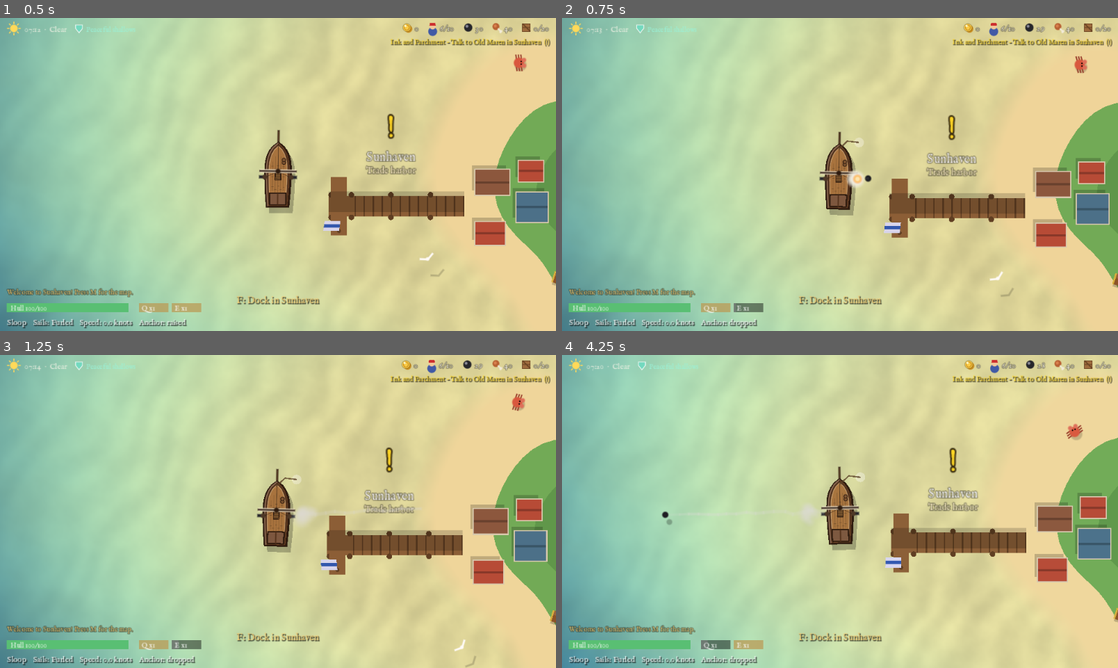
Above: before the commit, frames 1-4 (two rows, left to right).
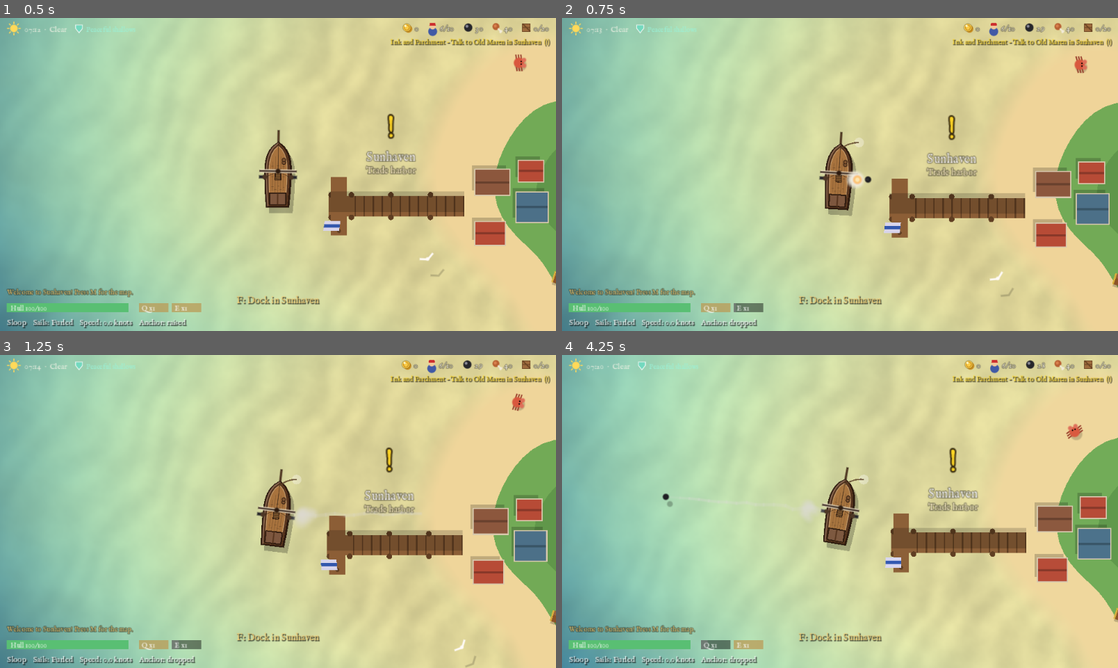
Above: after the commit, the same moments.

Repository: Marc-Wilms-Nielsen/pirate-game
Game: Godot game, scene res://scenes/main/main.tscn
The game is run twice, just before and just after one commit, with the same random seed, the same clock (stepped at 60 frames per second) and the same inputs.
Inputs (mouse positions are in pixels of both pictures, inside the frame that each line leads up to):
- Up to frame 1 (0.5 s): no input
- Up to frame 2 (0.75 s): move the mouse to (962, 158) at 0.52 s; hold E (fire_right) from 0.53 s (still down); tap Space (anchor) at 0.6 s; click (962, 158) at 0.67 s
- Up to frame 3 (1.25 s): keep holding E (fire_right)
- Up to frame 4 (4.25 s): release E (fire_right) at 1.25 s; drag from (728, 527) to (867, 545) at 1.27 s; move the mouse to (895, 442) at 2.02 s; hold E (fire_right) 2.03-2.75 s; click (895, 442) at 2.1 s; tap Space (anchor) at 2.3, 3.8 s; drag from (812, 574) to (673, 464) at 2.77 s; move the mouse to (1006, 558) at 3.52 s; hold Q (fire_left) from 3.53 s (still down); tap R (repair) at 3.6 s

Frame 1 is identical in both runs. In frame 2, 0.4% of the frame differs, in the area x 46-56%, y 36-64%; in frame 3, 0.7%; in frame 4, 1.0%, in the area x 17-56%, y 35-63%.

Commit message:
Anchor: 3x braking distance and an elastic chain
- Braking distance from full speed ~230 px instead of ~75 (anchor_brake
  30 -> 7.2, more chain paid out: 30 + 2.2 x speed)
- The chain is an elastic line acting on the ship's velocity, never its
  position: a gentle constant pull from its weight, an elastic pull that
  grows with the stretch (0.35 px/s² per px) and damping along the chain,
  so the pull builds up softly and the ship doesn't bounce
- The bow turns to face the anchor as the chain takes the strain, at most
  0.7 rad/s
- The loose chain hangs in a smooth curve instead of a sharp V
- tests/anchor_check.tscn measures the braking distance (about 3x the old)

Co-Authored-By: Claude Opus 5.5 <noreply@anthropic.com>

Diff:
--- a/scenes/ship/ship.gd
+++ b/scenes/ship/ship.gd
@@ -21,7 +21,7 @@
 @export var deceleration: float = 9.0 ## Hvor hurtigt farten falder (lav = lang glidning)
 @export_range(0.0, 1.0) var min_turn_factor: float = 0.3 ## Drejeevne når skibet står stille
 @export var turn_smoothing: float = 3.0
-@export var anchor_brake: float = 30.0
+@export var anchor_brake: float = 7.2 ## steady drag of the anchor on the seabed (low: a long, gentle stop; the chain adds the rest)
 @export var disembark_max_speed: float = 2.0
 @export var dock_max_speed: float = 35.0
 
@@ -47,10 +47,13 @@
 var _anchor_down := false ## the anchor lies on the seabed at _anchor_point (false = not placed yet)
 const ANCHOR_SIDE_OFFSET := 18.0 ## the anchor goes over the side at the bow, not straight ahead
 const CHAIN_SLACK := 30.0 ## px of chain that let the ship run on freely after the drop
-const CHAIN_PER_SPEED := 0.9 ## more chain runs out the faster you are going
-const DRAG_TURN := 2.6 ## how quickly the chain bends your course towards the anchor
-const SWING_RATE := 1.3 ## how quickly the bow turns to face the anchor
-const MAX_SWING := 1.1 ## rad/s: the fastest the chain may turn the ship (smooth, no jolt)
+const CHAIN_PER_SPEED := 2.2 ## more chain runs out the faster you are going (a long, gentle stop)
+const CHAIN_WEIGHT := 4.0 ## px/s²: the chain's own weight pulls gently towards the anchor all the time
+const ELASTIC_K := 0.35 ## px/s² per px the chain is stretched: an elastic pull that builds up softly
+const ELASTIC_DAMP := 1.6 ## damps the chain's stretch, so the ship doesn't bounce on it
+const CHAIN_HARD_LIMIT := 2.0 ## x chain length: beyond this the chain holds you back firmly
+const SWING_RATE := 1.0 ## how quickly the bow turns to face the anchor
+const MAX_SWING := 0.7 ## rad/s: the fastest the chain may turn the ship
 var _food_timer: float = 0.0
 var _shake: float = 0.0
 var _sink_progress: float = 0.0
@@ -379,10 +382,15 @@
 	_anchor_down = true
 
 
-## The anchor lies on the seabed off one side of the bow. While the ship brakes smoothly, the
-## chain drags it towards that side: the course bends towards the anchor (more the more the
-## chain is stretched), and the bow slowly turns to face it, so the ship curves in towards the
-## anchor instead of drifting straight on. The chain gives like a spring if you run far past it.
+## The anchor lies on the seabed off one side of the bow, and the chain behaves like an elastic
+## line. Forces act on the ship's velocity (never on its position), so every pull builds up
+## softly:
+## - the anchor drags steadily along the seabed (anchor_brake, applied in _physics_process)
+## - the chain's own weight pulls gently towards the anchor all the time, so the course starts
+##   bending towards the anchor's side right away
+## - once the chain is stretched past its length it pulls like an elastic band (ELASTIC_K per px)
+##   with damping (ELASTIC_DAMP), so the ship is eased round towards the anchor and doesn't bounce
+## - the bow turns to face the anchor as the chain tightens, never faster than MAX_SWING
 func _anchor_chain(delta: float) -> void:
 	if not _anchor_down:
 		_drop_anchor_here() # anchored some other way than the key: the anchor lands right here
@@ -392,21 +400,28 @@
 	if d < 1.0:
 		return
 	var dir := to_anchor / d
-	var stretch := clampf((d - CHAIN_SLACK) / maxf(_chain_length - CHAIN_SLACK, 1.0), 0.0, 1.5)
-	if speed > 2.0:
-		# The course is dragged towards the anchor's side: a little at once, much more as the
-		# chain stretches
-		var pull := 0.35 + stretch
-		_move_dir = _move_dir.slerp(dir, 1.0 - exp(-DRAG_TURN * pull * delta)).normalized()
-	# The bow turns to face the anchor once the chain is stretched – eased, and never faster
-	# than MAX_SWING, so even passing right over the anchor stays smooth
-	if stretch > 0.0:
-		var diff := angle_difference(rotation, dir.angle())
-		var turn := clampf(diff * SWING_RATE * minf(stretch, 1.0), -MAX_SWING, MAX_SWING)
+	var vel := _move_dir * speed
+	var stretch := maxf(d - _chain_length, 0.0)
+	if speed > 1.0 or stretch > 0.0:
+		var pull := CHAIN_WEIGHT + ELASTIC_K * stretch
+		vel += dir * pull * delta
+		if stretch > 0.0:
+			# Damping: the part of the motion along the chain is eased away, so it doesn't bounce
+			var along := vel.dot(dir)
+			vel -= dir * along * minf(ELASTIC_DAMP * delta, 1.0)
+		# Far past the end of the chain it holds firmly (a safety limit, still on the velocity)
+		if d > _chain_length * CHAIN_HARD_LIMIT:
+			var away := vel.dot(-dir)
+			if away > 0.0:
+				vel += dir * away
+		speed = vel.length()
+		if speed > 0.01:
+			_move_dir = vel / speed
+	# The bow turns to face the anchor as the chain takes the strain
+	var tension := clampf((d - _chain_length * 0.5) / maxf(_chain_length * 0.5, 1.0), 0.0, 1.0)
+	if tension > 0.0:
+		var turn := clampf(angle_difference(rotation, dir.angle()) * SWING_RATE * tension, -MAX_SWING, MAX_SWING)
 		rotation += turn * delta
-	# Past the end of the chain it holds you back softly, like a spring – never a hard jolt
-	if d > _chain_length:
-		global_position += dir * (d - _chain_length) * (1.0 - exp(-4.0 * delta))
 
 
 func _process(delta: float) -> void:
@@ -443,9 +458,14 @@
 	var from := to_global(Vector2(24, 0) * stats["size"])
 	var span := from.distance_to(_anchor_point)
 	var slack := maxf(_chain_length - span, 0.0)
-	if slack > 2.0 and span > 1.0: # loose chain: it sags to one side until it is stretched
+	if slack > 2.0 and span > 1.0: # loose chain: it hangs in a soft curve until it is stretched
 		var side := (_anchor_point - from).orthogonal().normalized()
-		_rope.points = PackedVector2Array([from, (from + _anchor_point) * 0.5 + side * minf(slack * 0.4, 18.0), _anchor_point])
+		var mid := (from + _anchor_point) * 0.5 + side * minf(slack * 0.25, 22.0)
+		var pts := PackedVector2Array()
+		for i in 13: # a smooth curve through from, mid and the anchor
+			var t := i / 12.0
+			pts.append(from.lerp(mid, t).lerp(mid.lerp(_anchor_point, t), t))
+		_rope.points = pts
 	else:
 		_rope.points = PackedVector2Array([from, _anchor_point])
 	_buoy.global_position = _anchor_point
--- a/tests/anchor_check.gd
+++ b/tests/anchor_check.gd
@@ -28,7 +28,9 @@
 	# 1. Full speed, no steering: the anchor goes over starboard (to the right of the heading)
 	var r := await _drop_at_speed(ship, spot, "", "a1")
 	_check(r["lateral"] > 25.0, "the ship is dragged towards the anchor's side (starboard), %d px off a straight line" % int(r["lateral"]))
-	_check(r["max_brake"] < ship.anchor_brake * 1.5, "smooth braking: at most %.0f px/s² (no sudden stop)" % r["max_brake"])
+	_check(r["max_brake"] < 18.0, "smooth braking: at most %.0f px/s² (the old anchor braked at 30)" % r["max_brake"])
+	# The old anchor stopped a ship at full speed in about 75 px: now about three times as far
+	_check(r["path"] > 200.0 and r["path"] < 280.0, "braking distance about 3x the old 75 px: %d px" % int(r["path"]))
 	_check(r["max_turn"] < 2.0, "smooth turn: at most %.2f rad/s (no jolt)" % r["max_turn"])
 	_check(r["end_speed"] < 6.0, "the anchor stops the ship (%.0f px/s left)" % r["end_speed"])
 	_check(r["facing"] > 0.5, "the ship ends up with its bow towards the anchor")
@@ -81,21 +83,32 @@
 	var max_turn := 0.0
 	var last_speed := ship.speed
 	var last_rot := ship.rotation
-	for i in 300: # 5 s
+	var last_pos := ship.global_position
+	var path := 0.0 ## how far the ship travels from the drop until it stops (braking distance)
+	var stopped_after := -1.0
+	var lateral := 0.0
+	for i in 1200: # up to 20 s
 		await get_tree().physics_frame
 		var dt := 1.0 / 60.0
 		max_brake = maxf(max_brake, (last_speed - ship.speed) / dt)
 		max_turn = maxf(max_turn, absf(angle_difference(last_rot, ship.rotation)) / dt)
+		path += ship.global_position.distance_to(last_pos)
 		last_speed = ship.speed
 		last_rot = ship.rotation
-		if i == 90:
+		last_pos = ship.global_position
+		if absf(ship.global_position.y - start.y) > absf(lateral):
+			lateral = ship.global_position.y - start.y # furthest towards the anchor's side
+		if i == 150:
 			await _shot(shot + "_dragged")
-	var lateral := ship.global_position.y - start.y
+		if stopped_after < 0.0 and ship.speed < 1.0 and i > 30:
+			stopped_after = i / 60.0
+			break
 	var facing := Vector2.from_angle(ship.rotation).dot((anchor - ship.global_position).normalized())
-	print("     %s: %.0f px/s → %.0f, lateral %d px, max brake %.0f, max turn %.2f rad/s" % [
-		"steer " + steer if steer != "" else "straight", v0, ship.speed, int(lateral), max_brake, max_turn])
+	print("     %s: %.0f px/s, braking distance %d px in %.1f s, lateral %d px, max brake %.0f px/s², max turn %.2f rad/s" % [
+		"steer " + steer if steer != "" else "straight", v0, int(path), stopped_after, int(lateral), max_brake, max_turn])
 	await _press_anchor() # weigh anchor again
-	return {"lateral": lateral, "max_brake": max_brake, "max_turn": max_turn, "end_speed": ship.speed, "facing": facing}
+	return {"lateral": lateral, "max_brake": max_brake, "max_turn": max_turn, "end_speed": ship.speed, "facing": facing,
+		"path": path, "stop_time": stopped_after}
 
 
 func _press_anchor() -> void:
Not shown, changed: docs/roadmap.md
